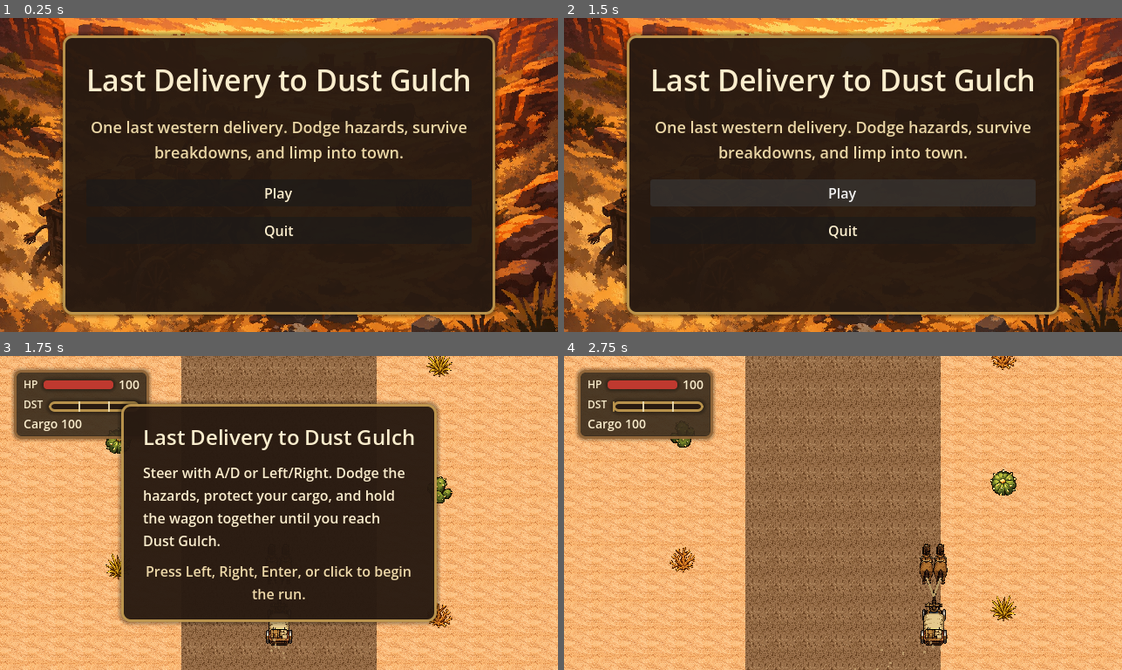
Above: before the commit, frames 1-4 (two rows, left to right).
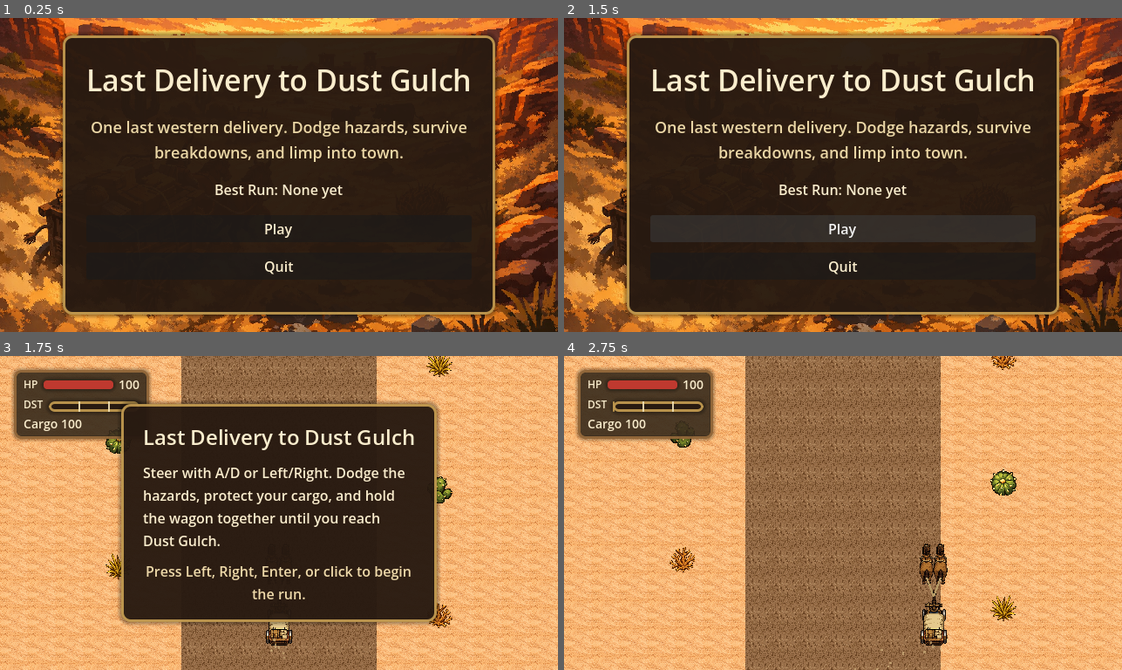
Above: after the commit, the same moments.

Repository: bbenefield89/The-Last-Delivery-to-Dust-Gulch
Game: Godot game, scene res://Scenes/AppRoot/AppRoot.tscn
The game is run twice, just before and just after one commit, with the same random seed, the same clock (stepped at 60 frames per second) and the same inputs. Sound files missing from this copy of the repository are replaced by a short silence.
Inputs (mouse positions are in pixels of both pictures, inside the frame that each line leads up to):
- Up to frame 1 (0.25 s): no input
- Up to frame 2 (1.5 s): click "Play" at 0.5 s; click "Play" at 1.25 s
- Up to frame 3 (1.75 s): no input
- Up to frame 4 (2.75 s): tap Enter (ui_accept) at 2, 2.27 s; move the mouse to (965, 497) at 2.02 s; hold D (steer_right) from 2.03 s (still down); tap T (return_to_title) at 2.1 s; click (965, 497) at 2.17 s

The runs differ from the first frame. In frame 1, 0.7% of the frame differs, in the area x 38-62%, y 53-82%; in frame 2, 3.3%, in the area x 15-85%, y 51-82%; in frame 3, nothing differs; in frame 4, nothing differs.

Commit message:
feat(ui): show saved best run summaries

Diff:
--- a/Scenes/RunScene/RunScene.tscn
+++ b/Scenes/RunScene/RunScene.tscn
@@ -561,10 +561,10 @@
 anchor_top = 0.5
 anchor_right = 0.5
 anchor_bottom = 0.5
-offset_left = -180.0
-offset_top = -156.0
-offset_right = 180.0
-offset_bottom = 156.0
+offset_left = -210.0
+offset_top = -172.0
+offset_right = 210.0
+offset_bottom = 172.0
 grow_horizontal = 2
 grow_vertical = 2
 
@@ -576,19 +576,19 @@
 [node name="ResultPadding" type="MarginContainer" parent="ResultLayer/ResultMargin/ResultPanel" unique_id=1197715509]
 layout_mode = 2
 theme_override_constants/margin_left = 20
-theme_override_constants/margin_top = 14
+theme_override_constants/margin_top = 10
 theme_override_constants/margin_right = 20
-theme_override_constants/margin_bottom = 14
+theme_override_constants/margin_bottom = 10
 
 [node name="ResultVBox" type="VBoxContainer" parent="ResultLayer/ResultMargin/ResultPanel/ResultPadding" unique_id=601728710]
 layout_mode = 2
-theme_override_constants/separation = 8
+theme_override_constants/separation = 6
 
 [node name="ResultTitle" type="Label" parent="ResultLayer/ResultMargin/ResultPanel/ResultPadding/ResultVBox" unique_id=781382340]
 unique_name_in_owner = true
 layout_mode = 2
 theme_override_colors/font_color = Color(1, 1, 1, 1)
-theme_override_font_sizes/font_size = 24
+theme_override_font_sizes/font_size = 22
 text = "Run Complete"
 horizontal_alignment = 1
 
@@ -596,6 +596,7 @@
 unique_name_in_owner = true
 layout_mode = 2
 theme_override_colors/font_color = Color(1, 1, 1, 1)
+theme_override_font_sizes/font_size = 14
 text = "Summary"
 horizontal_alignment = 1
 autowrap_mode = 2
@@ -604,6 +605,7 @@
 unique_name_in_owner = true
 layout_mode = 2
 theme_override_colors/font_color = Color(1, 1, 1, 1)
+theme_override_font_sizes/font_size = 18
 text = "Stats"
 autowrap_mode = 2
 
--- a/Scenes/RunScene/run_scene.gd
+++ b/Scenes/RunScene/run_scene.gd
@@ -584,8 +584,6 @@
 		return
 
 	_result_panel.visible = true
-	_result_summary.text = ""
-	_result_summary.visible = false
 	match _run_state.result:
 		RunStateType.RESULT_SUCCESS:
 			_result_title.text = "Delivered to Dust Gulch"
@@ -593,6 +591,9 @@
 			_result_title.text = "Wagon Collapsed"
 		_:
 			_result_title.text = "Run Complete"
+
+	_result_summary.text = _build_best_run_summary()
+	_result_summary.visible = not _result_summary.text.is_empty()
 
 	_result_stats.text = (
 		"Score: %d\n"
@@ -628,6 +629,21 @@
 		return
 
 	_run_state.record_best_run_if_needed(_best_run_save_path)
+
+
+## Builds the compact best-run summary line set for the completed-run result panel.
+func _build_best_run_summary() -> String:
+	if _run_state == null:
+		return ""
+	if not _run_state.best_run.has_value:
+		return ""
+
+	var prefix := "New Best Run! | " if _run_state.current_run_is_new_best else ""
+	return "%sBest Score: %d | Best Grade: %s" % [
+		prefix,
+		_run_state.best_run.score,
+		_run_state.best_run.grade,
+	]
 
 
 ## Shows touch controls only while the run is actively playable on a supported runtime.
--- a/Scenes/TitleScreen/TitleScreen.tscn
+++ b/Scenes/TitleScreen/TitleScreen.tscn
@@ -79,6 +79,15 @@
 horizontal_alignment = 1
 autowrap_mode = 3
 
+[node name="BestRunSummary" type="Label" parent="Panel/Margin/Content"]
+unique_name_in_owner = true
+layout_mode = 2
+theme_override_colors/font_color = Color(0.980392, 0.929412, 0.803922, 1)
+theme_override_font_sizes/font_size = 16
+text = "Best Run: None yet"
+horizontal_alignment = 1
+autowrap_mode = 2
+
 [node name="Buttons" type="VBoxContainer" parent="Panel/Margin/Content"]
 layout_mode = 2
 theme_override_constants/separation = 12
--- a/Scenes/TitleScreen/title_screen.gd
+++ b/Scenes/TitleScreen/title_screen.gd
@@ -2,6 +2,7 @@
 
 const TITLE_MUSIC := preload("res://Assets/Audio/Confronting The Man In Black.ogg")
 const UI_CLICK_SOUND := preload("res://Assets/Sfx/Button-Click-85854.mp3")
+const BEST_RUN_EMPTY_TEXT := "Best Run: None yet"
 
 signal play_requested
 signal quit_requested
@@ -10,10 +11,12 @@
 # Private Fields
 
 var _navigation_click_in_progress: bool = false
+var _best_run_save_path: String = RunState.BEST_RUN_SAVE_PATH
 
 
 @onready var _play_button: Button = $Panel/Margin/Content/Buttons/PlayButton
 @onready var _quit_button: Button = $Panel/Margin/Content/Buttons/QuitButton
+@onready var _best_run_summary: Label = %BestRunSummary
 @onready var _title_music_player: AudioStreamPlayer = $TitleMusicPlayer
 @onready var _ui_click_player: AudioStreamPlayer = $UIClickPlayer
 
@@ -22,6 +25,7 @@
 func _ready() -> void:
 	_play_button.pressed.connect(_on_play_pressed)
 	_quit_button.pressed.connect(_on_quit_pressed)
+	_refresh_best_run_summary()
 	_title_music_player.stream = TITLE_MUSIC
 	_title_music_player.volume_db = -12.0
 	_title_music_player.play()
@@ -70,3 +74,16 @@
 		return
 	_ui_click_player.play()
 	await get_tree().create_timer(_ui_click_player.stream.get_length(), false).timeout
+
+
+## Loads and displays the locally stored best-run summary on the title panel.
+func _refresh_best_run_summary() -> void:
+	if _best_run_summary == null:
+		return
+
+	var best_run := RunState.load_best_run(_best_run_save_path)
+	if not best_run.has_value:
+		_best_run_summary.text = BEST_RUN_EMPTY_TEXT
+		return
+
+	_best_run_summary.text = "Best Score: %d | Best Grade: %s" % [best_run.score, best_run.grade]
--- a/Tests/Unit/test_run_scene.gd
+++ b/Tests/Unit/test_run_scene.gd
@@ -1661,6 +1661,7 @@
 ## Verifies the success result panel shows score and grade alongside the stat summary.
 func test_result_panel_includes_score_grade_and_small_stats_summary_for_success() -> void:
 	var scene = RUN_SCENE.instantiate()
+	scene._best_run_save_path = TEST_BEST_RUN_SAVE_PATH
 	add_child_autofree(scene)
 	await wait_process_frames(1)
 
@@ -1679,7 +1680,10 @@
 
 	var result_summary: Label = scene.get_node("%ResultSummary")
 	var result_stats: Label = scene.get_node("%ResultStats")
-	assert_false(result_summary.visible)
+	assert_true(result_summary.visible)
+	assert_string_contains(result_summary.text, "New Best Run!")
+	assert_string_contains(result_summary.text, "Best Score: 1565")
+	assert_string_contains(result_summary.text, "Best Grade: A")
 	assert_string_contains(result_stats.text, "Score: 1565")
 	assert_string_contains(result_stats.text, "Delivery Grade: A")
 	assert_string_contains(result_stats.text, "Health: 41")
@@ -1700,6 +1704,7 @@
 ## Verifies the collapse result panel uses the same score and grade wiring.
 func test_result_panel_includes_score_and_grade_for_collapse() -> void:
 	var scene = RUN_SCENE.instantiate()
+	scene._best_run_save_path = TEST_BEST_RUN_SAVE_PATH
 	add_child_autofree(scene)
 	await wait_process_frames(1)
 
@@ -1719,7 +1724,10 @@
 	var result_summary: Label = scene.get_node("%ResultSummary")
 	var result_stats: Label = scene.get_node("%ResultStats")
 	assert_eq(result_title.text, "Wagon Collapsed")
-	assert_false(result_summary.visible)
+	assert_true(result_summary.visible)
+	assert_string_contains(result_summary.text, "New Best Run!")
+	assert_string_contains(result_summary.text, "Best Score: 400")
+	assert_string_contains(result_summary.text, "Best Grade: F")
 	assert_string_contains(result_stats.text, "Score: 400")
 	assert_string_contains(result_stats.text, "Delivery Grade: F")
 	assert_string_contains(result_stats.text, "Health: 20")
@@ -1750,8 +1758,13 @@
 	scene.setup(state)
 
 	var stored_best := RunStateType.load_best_run(TEST_BEST_RUN_SAVE_PATH)
+	var result_summary: Label = scene.get_node("%ResultSummary")
 
 	assert_false(state.current_run_is_new_best)
+	assert_true(result_summary.visible)
+	assert_false(result_summary.text.contains("New Best Run!"))
+	assert_string_contains(result_summary.text, "Best Score: 1700")
+	assert_string_contains(result_summary.text, "Best Grade: A")
 	assert_eq(stored_best.score, 1700)
 	assert_eq(stored_best.grade, "A")
 
@@ -1775,14 +1788,18 @@
 	scene.setup(state)
 
 	var stored_best := RunStateType.load_best_run(TEST_BEST_RUN_SAVE_PATH)
+	var result_summary: Label = scene.get_node("%ResultSummary")
 
 	assert_true(state.current_run_is_new_best)
+	assert_true(result_summary.visible)
+	assert_string_contains(result_summary.text, "New Best Run!")
 	assert_eq(stored_best.score, state.get_score())
 	assert_eq(stored_best.grade, state.get_delivery_grade())
 
 
 func test_result_panel_fits_viewport_with_full_mastery_breakdown_for_success() -> void:
 	var scene = RUN_SCENE.instantiate()
+	scene._best_run_save_path = TEST_BEST_RUN_SAVE_PATH
 	add_child_autofree(scene)
 	await wait_process_frames(1)
 
@@ -1800,7 +1817,8 @@
 	await wait_process_frames(1)
 
 	var viewport_rect: Rect2 = scene.get_viewport_rect()
-	var result_panel: PanelContainer = scene.get_node("%ResultPanel")
+	var result_title: Label = scene.get_node("%ResultTitle")
+	var result_summary: Label = scene.get_node("%ResultSummary")
 	var result_stats: Label = scene.get_node("%ResultStats")
 	var restart_button: Button = scene.get_node(
 		"ResultLayer/ResultMargin/ResultPanel/ResultPadding/ResultVBox/ResultButtons/ResultRestartButton"
@@ -1809,15 +1827,16 @@
 		"ResultLayer/ResultMargin/ResultPanel/ResultPadding/ResultVBox/ResultButtons/ResultReturnButton"
 	)
 
-	assert_true(result_panel.get_global_rect().position.y >= viewport_rect.position.y)
-	assert_true(result_panel.get_global_rect().end.y <= viewport_rect.end.y)
-	assert_true(result_stats.get_global_rect().end.y <= result_panel.get_global_rect().end.y)
-	assert_true(restart_button.get_global_rect().end.y <= result_panel.get_global_rect().end.y)
-	assert_true(title_button.get_global_rect().end.y <= result_panel.get_global_rect().end.y)
+	assert_true(result_title.get_global_rect().position.y >= viewport_rect.position.y)
+	assert_true(result_summary.get_global_rect().end.y <= viewport_rect.end.y)
+	assert_true(result_stats.get_global_rect().end.y <= viewport_rect.end.y)
+	assert_true(restart_button.get_global_rect().end.y <= viewport_rect.end.y)
+	assert_true(title_button.get_global_rect().end.y <= viewport_rect.end.y)
 
 
 func test_result_panel_fits_viewport_with_full_mastery_breakdown_for_collapse() -> void:
 	var scene = RUN_SCENE.instantiate()
+	scene._best_run_save_path = TEST_BEST_RUN_SAVE_PATH
 	add_child_autofree(scene)
 	await wait_process_frames(1)
 
@@ -1836,7 +1855,8 @@
 	await wait_process_frames(1)
 
 	var viewport_rect: Rect2 = scene.get_viewport_rect()
-	var result_panel: PanelContainer = scene.get_node("%ResultPanel")
+	var result_title: Label = scene.get_node("%ResultTitle")
+	var result_summary: Label = scene.get_node("%ResultSummary")
 	var result_stats: Label = scene.get_node("%ResultStats")
 	var restart_button: Button = scene.get_node(
 		"ResultLayer/ResultMargin/ResultPanel/ResultPadding/ResultVBox/ResultButtons/ResultRestartButton"
@@ -1845,11 +1865,11 @@
 		"ResultLayer/ResultMargin/ResultPanel/ResultPadding/ResultVBox/ResultButtons/ResultReturnButton"
 	)
 
-	assert_true(result_panel.get_global_rect().position.y >= viewport_rect.position.y)
-	assert_true(result_panel.get_global_rect().end.y <= viewport_rect.end.y)
-	assert_true(result_stats.get_global_rect().end.y <= result_panel.get_global_rect().end.y)
-	assert_true(restart_button.get_global_rect().end.y <= result_panel.get_global_rect().end.y)
-	assert_true(title_button.get_global_rect().end.y <= result_panel.get_global_rect().end.y)
+	assert_true(result_title.get_global_rect().position.y >= viewport_rect.position.y)
+	assert_true(result_summary.get_global_rect().end.y <= viewport_rect.end.y)
+	assert_true(result_stats.get_global_rect().end.y <= viewport_rect.end.y)
+	assert_true(restart_button.get_global_rect().end.y <= viewport_rect.end.y)
+	assert_true(title_button.get_global_rect().end.y <= viewport_rect.end.y)
 
 
 func test_result_panel_buttons_emit_restart_and_return_signals() -> void:
--- a/Tests/Unit/test_title_screen.gd
+++ b/Tests/Unit/test_title_screen.gd
@@ -1,6 +1,16 @@
 extends GutTest
 
 const TITLE_SCREEN_SCENE := preload("res://Scenes/TitleScreen/TitleScreen.tscn")
+const RunStateType := preload("res://Scripts/RunState/run_state.gd")
+const TEST_BEST_RUN_SAVE_PATH := "user://dg30_test_title_best_run.cfg"
+
+
+func before_each() -> void:
+	_delete_test_best_run_file()
+
+
+func after_each() -> void:
+	_delete_test_best_run_file()
 
 
 func test_play_button_emits_play_requested() -> void:
@@ -76,3 +86,34 @@
 	assert_not_null(player.stream)
 	assert_true(player.playing)
 	assert_eq(ui_click_player.stream, title_screen.UI_CLICK_SOUND)
+
+
+func test_title_screen_when_no_best_run_exists_then_empty_summary_is_shown() -> void:
+	var title_screen = TITLE_SCREEN_SCENE.instantiate()
+	title_screen._best_run_save_path = TEST_BEST_RUN_SAVE_PATH
+	add_child_autofree(title_screen)
+
+	var best_summary: Label = title_screen.get_node("%BestRunSummary")
+
+	assert_eq(best_summary.text, title_screen.BEST_RUN_EMPTY_TEXT)
+
+
+func test_title_screen_when_best_run_exists_then_score_and_grade_are_shown() -> void:
+	assert_eq(
+		RunStateType.save_best_run(RunStateType.BestRunData.new(2185, "S", true), TEST_BEST_RUN_SAVE_PATH),
+		OK
+	)
+	var title_screen = TITLE_SCREEN_SCENE.instantiate()
+	title_screen._best_run_save_path = TEST_BEST_RUN_SAVE_PATH
+	add_child_autofree(title_screen)
+
+	var best_summary: Label = title_screen.get_node("%BestRunSummary")
+
+	assert_string_contains(best_summary.text, "Best Score: 2185")
+	assert_string_contains(best_summary.text, "Best Grade: S")
+
+
+func _delete_test_best_run_file() -> void:
+	var absolute_path := ProjectSettings.globalize_path(TEST_BEST_RUN_SAVE_PATH)
+	if FileAccess.file_exists(TEST_BEST_RUN_SAVE_PATH):
+		DirAccess.remove_absolute(absolute_path)
Not shown, changed: kanban_tasks_data.kanban
